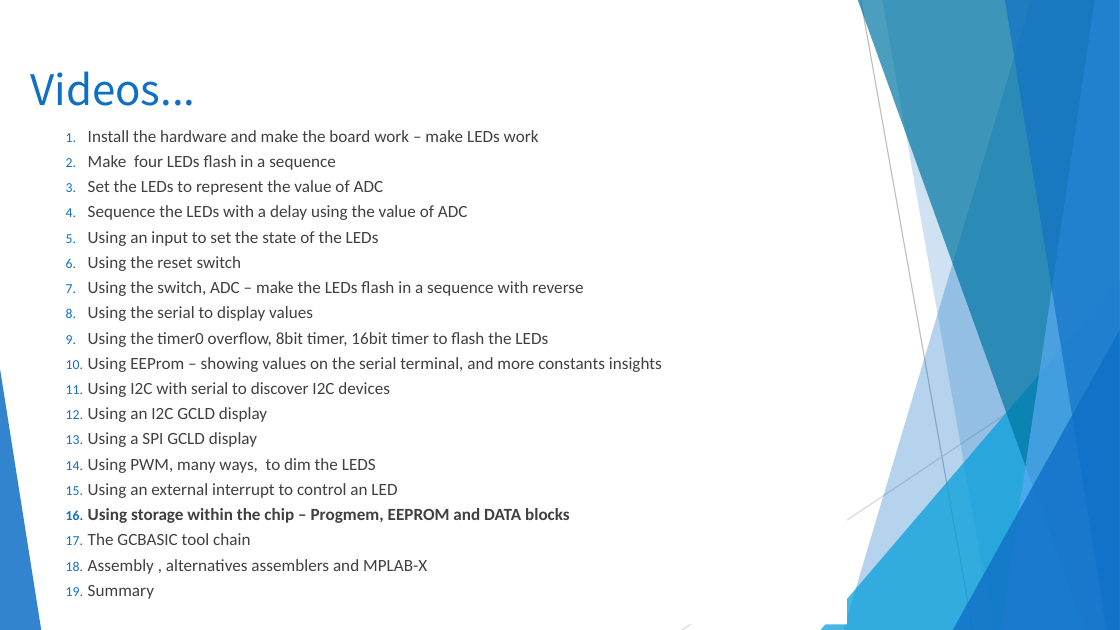
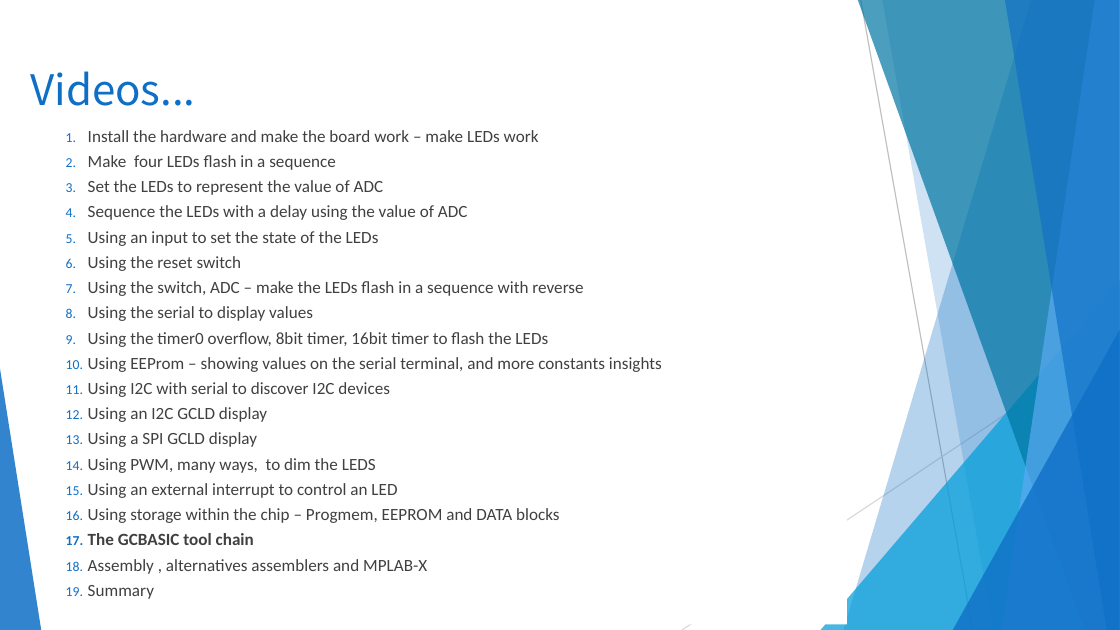
Before and after one commit to GreatCowBASIC/Demonstration_Sources, a slide deck: slide 16 of Vendor_Boards/Microchip_PICDEM 2 plus_board_2010/tutorials/GCBASIC_Part16_storage.pptx. Drawn at 1120x630 pixels with LibreOffice and Linux fonts; fonts in the diff are those of the drawing; background and template pictures are left out. Boxes give left, top, right and bottom in pixels: in the first picture for what was removed or moved away, otherwise in the second. Text is boxed around its words. In the diff, an @@ line names an element or a change of style, - is before the commit and + after.

```diff
--- a/Vendor_Boards/Microchip_PICDEM 2 plus_board_2010/tutorials/GCBASIC_Part16_storage.pptx
+++ b/Vendor_Boards/Microchip_PICDEM 2 plus_board_2010/tutorials/GCBASIC_Part16_storage.pptx
@@ text at [88,508,560,545]: bold off in "Using storage within the chip – Progmem, ..."; bold on in "The GCBASIC tool chain" @@
```
Also in this commit, not shown: 4 other slides changed, 3 other files.
